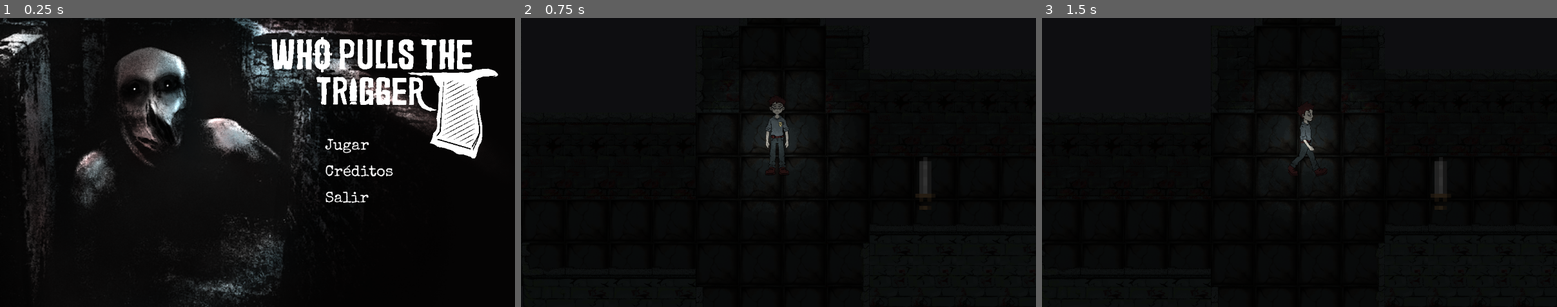
Above: before the commit, frames 1-3 (left to right).
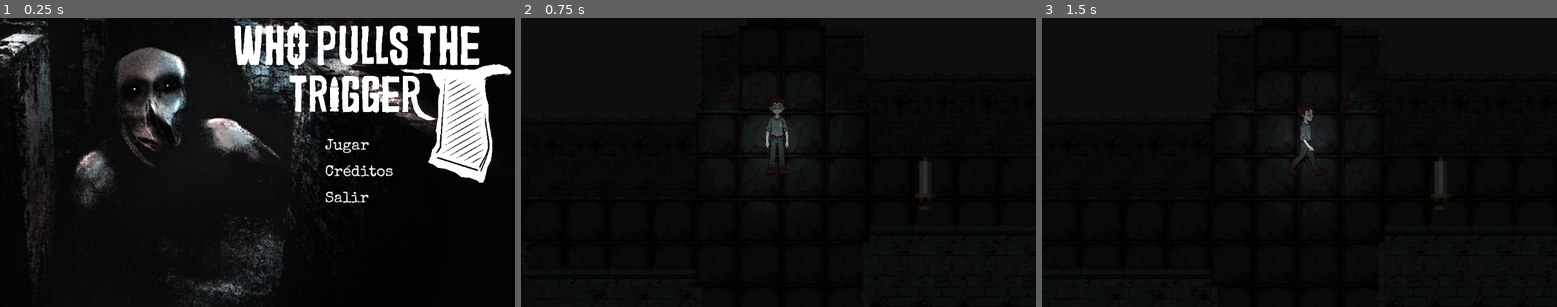
Above: after the commit, the same moments.

Repository: Candrixx/GameJam_RogueLike
Game: Godot game, scene res://Scenes/ui/homescreen.tscn
Two runs of this game, one before a commit and one after it. Both use one fixed random seed, a clock stepped at 60 frames per second and the inputs below.
Inputs (mouse positions are in pixels of both pictures, inside the frame that each line leads up to):
- Up to frame 1 (0.25 s): no input
- Up to frame 2 (0.75 s): click (907, 148) at 0.5 s
- Up to frame 3 (1.5 s): tap Enter (ui_accept) at 1.25 s; move the mouse to (1412, 148) at 1.27 s; hold D (right) from 1.28 s (still down); hold Enter (ui_accept) from 1.28 s (still down)

The runs differ from the first frame. In frame 1, 8.4% of the frame differs, in the area x 45-100%, y 1-58%; in frame 2, nothing differs; in frame 3, nothing differs.

Commit message:
vainas medias

Diff:
--- a/Scenes/visualNovel/visual_novel.tscn
+++ b/Scenes/dialoguesys/dialogue.tscn
@@ -1,9 +1,9 @@
 [gd_scene format=3 uid="uid://dw51g48oettth"]
 
-[ext_resource type="Script" uid="uid://chda42hil7rq7" path="res://Scripts/visual_novel.gd" id="1_hr8yh"]
+[ext_resource type="Script" uid="uid://chda42hil7rq7" path="res://Scripts/dialogue.gd" id="1_7bc7q"]
 
-[node name="NovelaVisual" type="CanvasLayer" unique_id=2066761522]
-script = ExtResource("1_hr8yh")
+[node name="Dialogues" type="CanvasLayer" unique_id=2066761522]
+script = ExtResource("1_7bc7q")
 
 [node name="Personaje" type="TextureRect" parent="." unique_id=978805687]
 offset_right = 40.0
--- a/Scenes/maps/map_labyrinth.tscn
+++ b/Scenes/maps/map_labyrinth.tscn
@@ -7,8 +7,9 @@
 [ext_resource type="PackedScene" uid="uid://0fkgihh4nq34" path="res://Scenes/items/sword_floor.tscn" id="5_ratia"]
 [ext_resource type="Texture2D" uid="uid://b4nnul03x3rer" path="res://Assets/sprites/enemies/common/fase 2 espalda.png" id="6_ij2n8"]
 [ext_resource type="Texture2D" uid="uid://ylq3486wql1v" path="res://Assets/sprites/enemies/common/fase 1.png" id="7_6pn7r"]
-[ext_resource type="Script" uid="uid://cwqaxt7skrt87" path="res://Scripts/grunt.gd" id="7_n257l"]
+[ext_resource type="Script" uid="uid://biirk8suyt0b6" path="res://Scripts/grunt.gd" id="7_n257l"]
 [ext_resource type="Texture2D" uid="uid://c3r8a32tau1di" path="res://Assets/sprites/enemies/common/fase 2.png" id="7_wv7ue"]
+[ext_resource type="Script" uid="uid://j04am5ti0glp" path="res://Scripts/area_2d.gd" id="10_oab3y"]
 
 [sub_resource type="TileSetAtlasSource" id="TileSetAtlasSource_ratia"]
 texture = ExtResource("2_d3g55")
@@ -196,6 +197,9 @@
 "speed": 5.0
 }]
 
+[sub_resource type="RectangleShape2D" id="RectangleShape2D_ty0te"]
+size = Vector2(383, 398)
+
 [node name="map_laberynth" type="Node2D" unique_id=787963577]
 y_sort_enabled = true
 
@@ -256,3 +260,12 @@
 
 [node name="sword_floor" parent="." unique_id=552979034 instance=ExtResource("5_ratia")]
 position = Vector2(1341, 431)
+
+[node name="Area2D" type="Area2D" parent="." unique_id=2137534131]
+script = ExtResource("10_oab3y")
+
+[node name="CollisionShape2D" type="CollisionShape2D" parent="Area2D" unique_id=75368877]
+position = Vector2(477, 278)
+shape = SubResource("RectangleShape2D_ty0te")
+
+[connection signal="body_entered" from="Area2D" to="Area2D" method="_on_body_entered"]
--- a/Scenes/ui/homescreen.tscn
+++ b/Scenes/ui/homescreen.tscn
@@ -35,15 +35,13 @@
 [node name="Titulo" type="TextureRect" parent="." unique_id=537349638]
 self_modulate = Color(1.380357, 1.380357, 1.380357, 1)
 layout_mode = 1
-anchors_preset = 15
+anchors_preset = -1
+anchor_left = 0.84900004
 anchor_right = 1.0
-anchor_bottom = 1.0
-offset_left = 600.0
-offset_top = 35.0
-offset_right = -31.0
-offset_bottom = -326.0
-grow_horizontal = 2
-grow_vertical = 2
+anchor_bottom = 0.58500004
+offset_left = -463.04803
+offset_bottom = -0.08001709
+grow_horizontal = 0
 texture = ExtResource("2_h3gr5")
 expand_mode = 1
 
--- /dev/null
+++ b/Scripts/area_2d.gd
@@ -0,0 +1,15 @@
+extends Area2D
+
+# Quemamos el arreglo estático en la memoria del nodo
+var dialogos_tutorial = [
+	"Sistema de traje iniciado. Soporte vital estable.",
+	"Usa [W, A, S, D] para calibrar los motores de movimiento.",
+    "Detectando anomalías en el sector contiguo... ten cuidado."
+]
+
+func _on_body_entered(body: Node2D) -> void:
+	if body.name == "Player":
+		set_deferred("monitoring", false) # Apagamos el área matemáticamente
+
+		# Le aventamos el arreglo al Singleton. Él se encarga de pausar el juego.
+		DialogSystem.iniciar_conversacion(dialogos_tutorial)
--- /dev/null
+++ b/Scripts/dialogue.gd
@@ -0,0 +1,72 @@
+extends CanvasLayer
+
+# --- PUNTEROS A TUS NODOS EXACTOS ---
+# Actualizados con los nombres de tu imagen
+@onready var cont_dialogo = $ContDialogo
+@onready var texto_rico = $ContDialogo/MargenInt/OrgaVertical/Dialogo
+@onready var retrato = $Personaje # Agregado para poder ocultarlo/mostrarlo
+
+# --- VARIABLES DE MEMORIA ---
+var lista_textos: Array = []
+var indice_actual: int = 0
+var tween_maquina_escribir: Tween
+
+func _ready() -> void:
+	# 1. Ocultamos la interfaz y el dibujo al inicio
+	cont_dialogo.hide()
+	retrato.hide()
+
+	# 2. VITAL: Ignorar la pausa global
+	process_mode = Node.PROCESS_MODE_ALWAYS
+
+# --- FUNCIÓN DE ENTRADA ---
+func iniciar_conversacion(nuevos_textos: Array) -> void:
+	lista_textos = nuevos_textos
+	indice_actual = 0
+
+	# Congelamos el mundo y mostramos la interfaz
+	get_tree().paused = true
+	cont_dialogo.show()
+	retrato.show()
+
+	_dibujar_linea_actual()
+
+# --- LÓGICA DE RENDERIZADO ---
+func _dibujar_linea_actual() -> void:
+	texto_rico.text = lista_textos[indice_actual]
+	texto_rico.visible_characters = 0
+
+	if tween_maquina_escribir:
+		tween_maquina_escribir.kill()
+
+	tween_maquina_escribir = create_tween()
+
+	var tiempo_total = lista_textos[indice_actual].length() * 0.03
+	tween_maquina_escribir.tween_property(texto_rico, "visible_characters", lista_textos[indice_actual].length(), tiempo_total)
+
+# --- ESCUCHA DE TECLADO/MOUSE ---
+func _input(event: InputEvent) -> void:
+	if not cont_dialogo.visible:
+		return
+
+	if event.is_action_pressed("ui_accept") or event.is_action_pressed("click_izquierdo"):
+
+		if texto_rico.visible_characters < lista_textos[indice_actual].length():
+			# Skipping (Terminar de escribir de golpe)
+			if tween_maquina_escribir:
+				tween_maquina_escribir.kill()
+			texto_rico.visible_characters = lista_textos[indice_actual].length()
+
+		else:
+			indice_actual += 1
+
+			if indice_actual < lista_textos.size():
+				_dibujar_linea_actual()
+			else:
+				_cerrar_sistema()
+
+func _cerrar_sistema() -> void:
+	cont_dialogo.hide()
+	retrato.hide()
+	lista_textos.clear()
+	get_tree().paused = false
--- a/Scripts/visual_novel.gd
+++ /dev/null
@@ -1,10 +0,0 @@
-extends CanvasLayer
-
-func _terminar_novela_visual() -> void:
-	# 1. Descongelamos el mundo para que el jugador y los enemigos vuelvan a moverse
-	get_tree().paused = false
-
-	# 2. Liberamos la memoria dinámica
-	# El equivalente a "delete this;" en C++. Destruye el CanvasLayer, los retratos
-	# y el texto, devolviendo la RAM al sistema.
-	queue_free()
--- a/project.godot
+++ b/project.godot
@@ -18,6 +18,10 @@
 run/main_scene="uid://delwwmwfbjixu"
 config/features=PackedStringArray("4.7", "GL Compatibility")
 config/icon="res://icon.svg"
+
+[autoload]
+
+DialogSystem="*uid://dw51g48oettth"
 
 [global_group]
 
Not shown, added: Scripts/area_2d.gd.uid
Renamed: Scripts/visual_novel.gd.uid -> Scripts/dialogue.gd.uid
